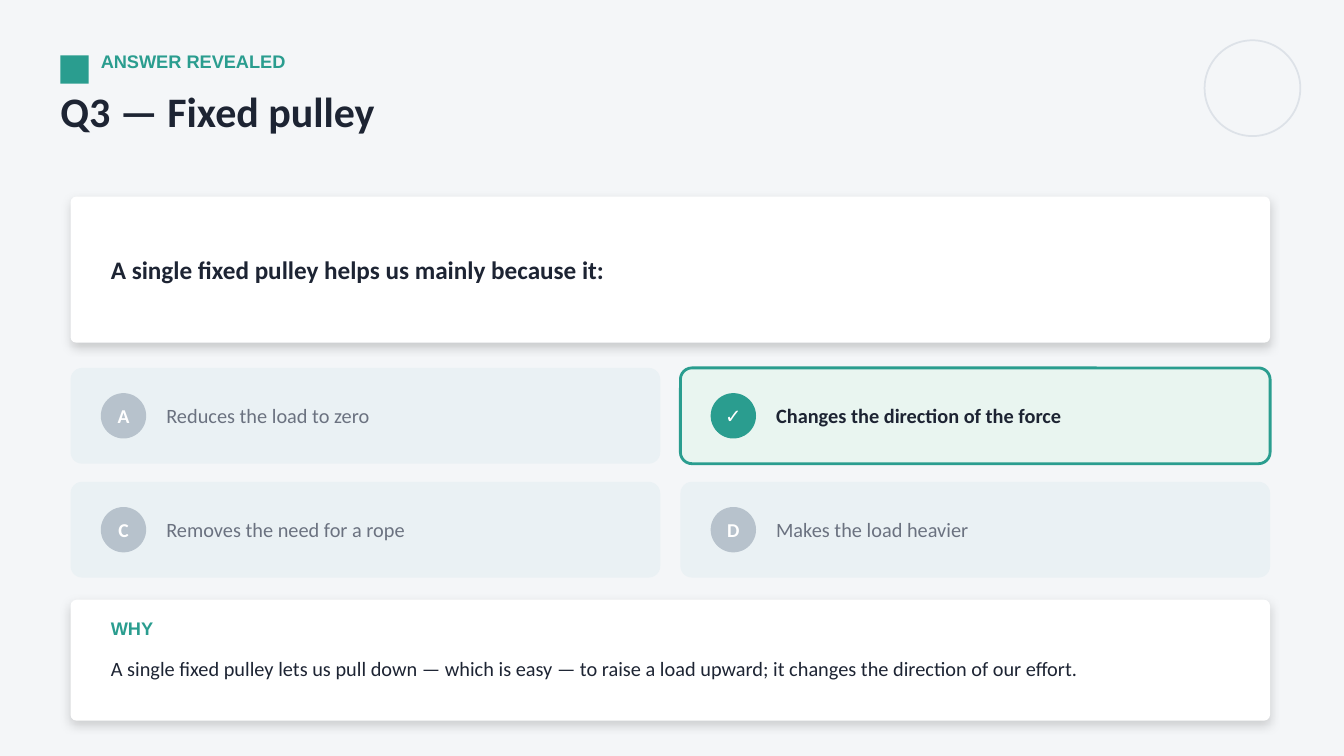
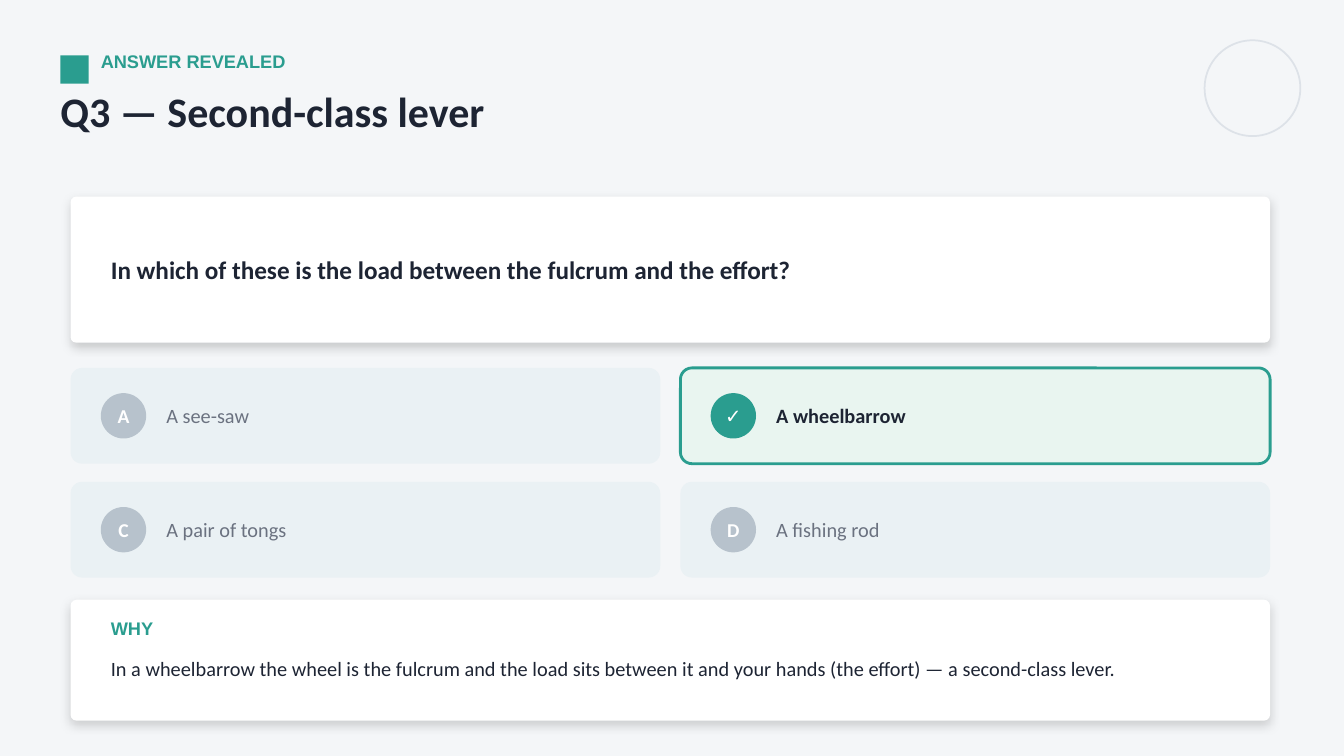
Before and after one commit to parmeshwars2911/MyFirstAR, a slide deck: slide 41 of ppt/MH_Grade06/MH06_S31_Simple_Machines.pptx (slide 27 before the commit). Drawn at 1344x756 pixels with LibreOffice and Linux fonts; fonts in the diff are those of the drawing. Boxes give left, top, right and bottom in pixels: in the first picture for what was removed or moved away, otherwise in the second. Text is boxed around its words. In the diff, an @@ line names an element or a change of style, - is before the commit and + after.

```diff
--- a/ppt/MH_Grade06/MH06_S31_Simple_Machines.pptx
+++ b/ppt/MH_Grade06/MH06_S31_Simple_Machines.pptx
@@ text at [60,97,485,133]: text changed @@
-Q3 — Fixed pulley
+Q3 — Second-class lever
@@ text at [111,261,790,279]: text changed @@
-A single fixed pulley helps us mainly because it:
+In which of these is the load between the fulcrum and the effort?
@@ text at [166,410,249,423]: text changed @@
-Reduces the load to zero
+A see-saw
@@ text at [776,408,906,423]: text changed @@
-Changes the direction of the force
+A wheelbarrow
@@ text at [166,523,286,541]: text changed @@
-Removes the need for a rope
+A pair of tongs
@@ text at [776,523,879,541]: text changed @@
-Makes the load heavier
+A fishing rod
@@ text at [111,661,1115,680]: text changed @@
-A single fixed pulley lets us pull down — which is easy — to raise a load upward; it changes the direction of our effort.
+In a wheelbarrow the wheel is the fulcrum and the load sits between it and your hands (the effort) — a second-class lever.
```
Also in this commit, not shown: 7 other slides changed, 14 slides added, 6 other files.
